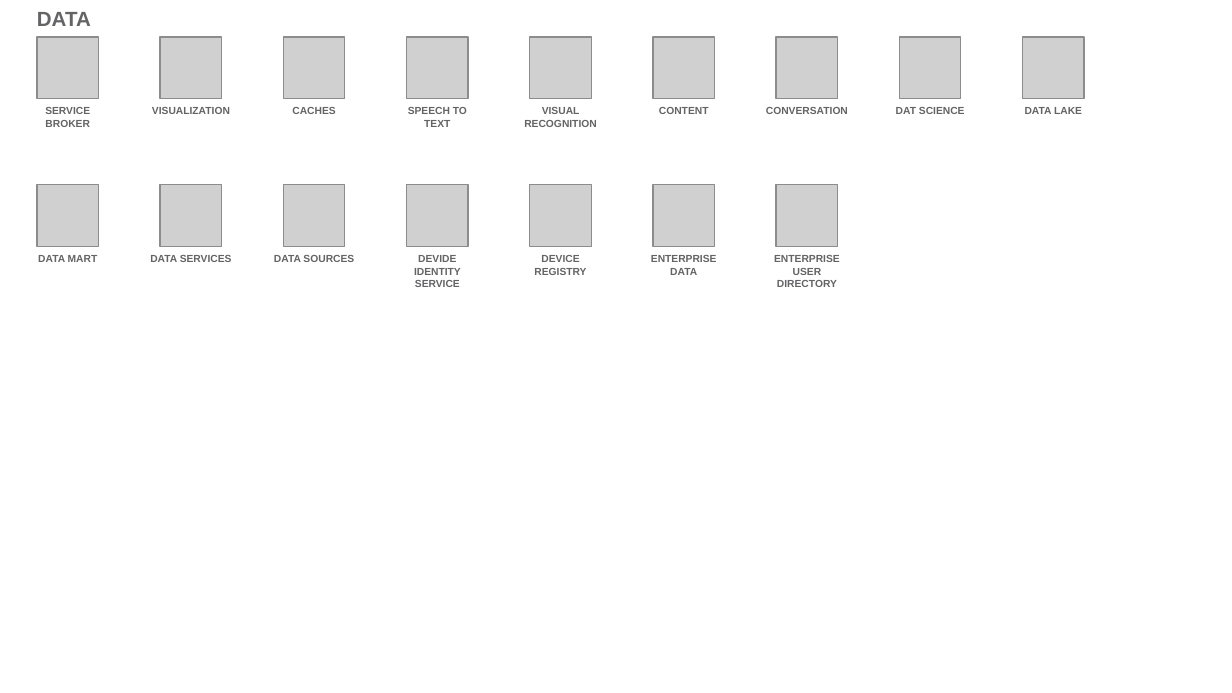
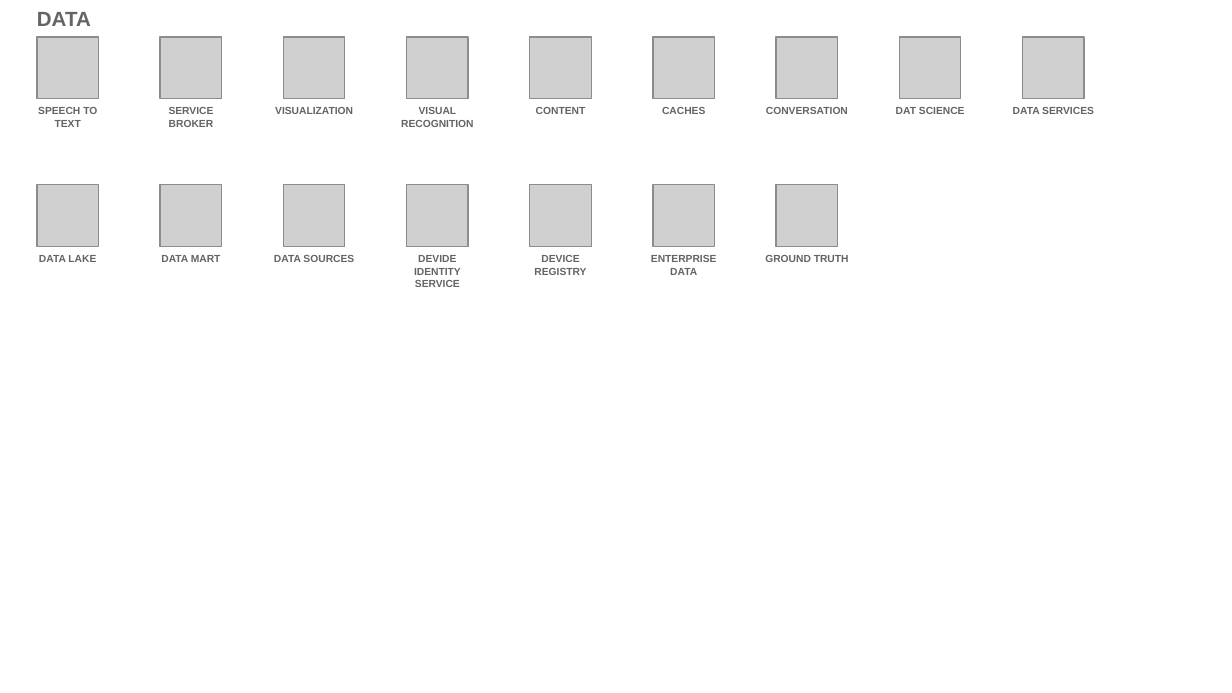
Before and after one commit to l2fprod/myarchitecture, a slide deck: slide 15 of mycatalog-architecture-diagram-template.pptx. Drawn at 1232x693 pixels with LibreOffice and Linux fonts; fonts in the diff are those of the drawing; grey boxes stand for pictures. Boxes give left, top, right and bottom in pixels: in the first picture for what was removed or moved away, otherwise in the second. Text is boxed around its words. In the diff, an @@ line names an element or a change of style, - is before the commit and + after.

```diff
--- a/mycatalog-architecture-diagram-template.pptx
+++ b/mycatalog-architecture-diagram-template.pptx
@@ text "SPEECH TO TEXT": place and size @@
-text "SPEECH TO TEXT" at (408, 107, 467, 127)
+text "SPEECH TO TEXT" at (38, 107, 97, 127)
@@ text "SERVICE BROKER": place and size @@
-text "SERVICE BROKER" at (45, 107, 90, 127)
+text "SERVICE BROKER" at (169, 107, 214, 127)
@@ text "VISUALIZATION": place and size @@
-text "VISUALIZATION" at (152, 107, 230, 114)
+text "VISUALIZATION" at (275, 107, 353, 114)
@@ text "VISUAL RECOGNITION": place and size @@
-text "VISUAL RECOGNITION" at (524, 107, 596, 127)
+text "VISUAL RECOGNITION" at (401, 107, 473, 127)
@@ text "CONTENT": place and size @@
-text "CONTENT" at (659, 107, 709, 114)
+text "CONTENT" at (536, 107, 586, 114)
@@ text "CACHES": place and size @@
-text "CACHES" at (292, 107, 335, 114)
+text "CACHES" at (662, 107, 705, 114)
@@ text at (1013, 107, 1094, 114): text changed @@
-DATA LAKE
+DATA SERVICES
@@ text at (39, 255, 96, 262): text changed @@
-DATA MART
+DATA LAKE
@@ text at (161, 255, 221, 262): text changed @@
-DATA SERVICES
+DATA MART
@@ text at (765, 255, 849, 262): text changed @@
-ENTERPRISE USER DIRECTORY
+GROUND TRUTH
```
Also in this commit, not shown: 13 other slides changed.
